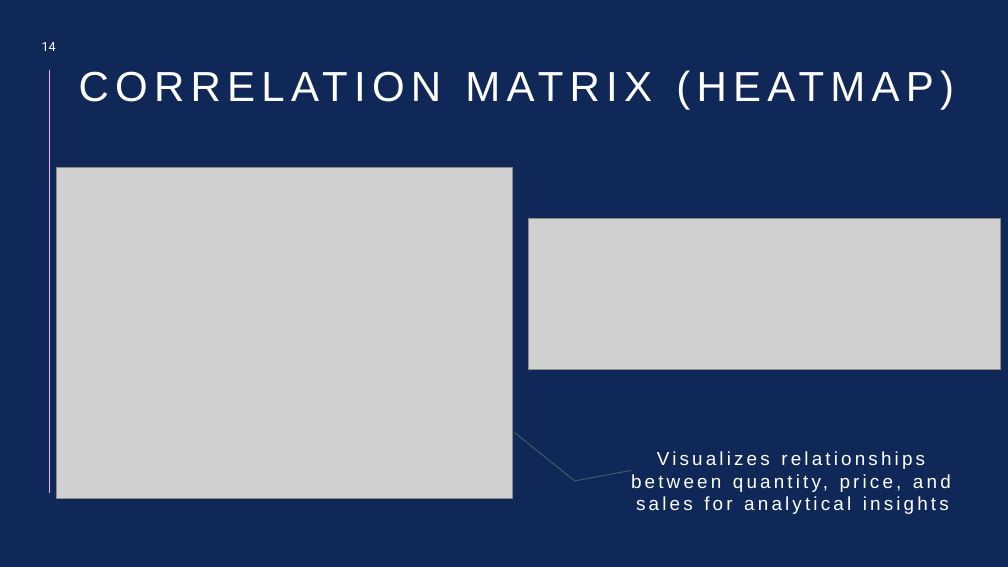
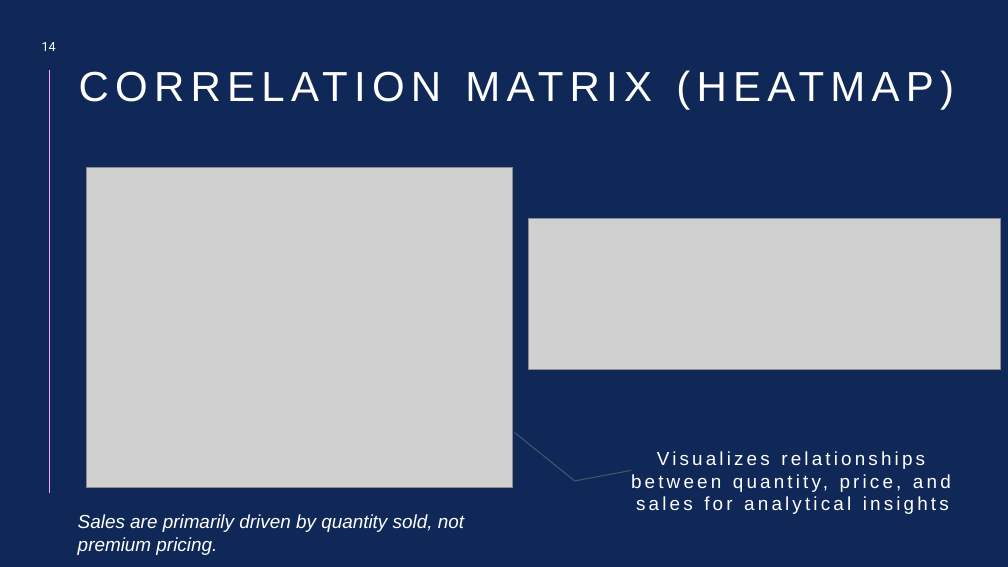
Before and after one commit to TeachFeastKunal/KunalYadav-Ecommerce_Data_Analysis, a slide deck: slide 14 of Ecommerce_Analysis_Project_IBM/Documentations/E-Commerce Sales Performance Analysis and Visualization using Python.pptx. Drawn at 1008x567 pixels with LibreOffice and Linux fonts; fonts in the diff are those of the drawing; grey boxes stand for pictures. Boxes give left, top, right and bottom in pixels: in the first picture for what was removed or moved away, otherwise in the second. Text is boxed around its words. In the diff, an @@ line names an element or a change of style, - is before the commit and + after.

```diff
--- a/Ecommerce_Analysis_Project_IBM/Documentations/E-Commerce Sales Performance Analysis and Visualization using Python.pptx
+++ b/Ecommerce_Analysis_Project_IBM/Documentations/E-Commerce Sales Performance Analysis and Visualization using Python.pptx
@@ picture: place and size @@
-picture at <box>57,167,513,498</box>
+picture at <box>86,167,513,487</box>
@@ text added at <box>78,514,464,555</box>, 18 pt, text #FFFFFF, italic @@
+Sales are primarily driven by quantity sold, not premium pricing.
```
Also in this commit, not shown: 6 other slides changed.
